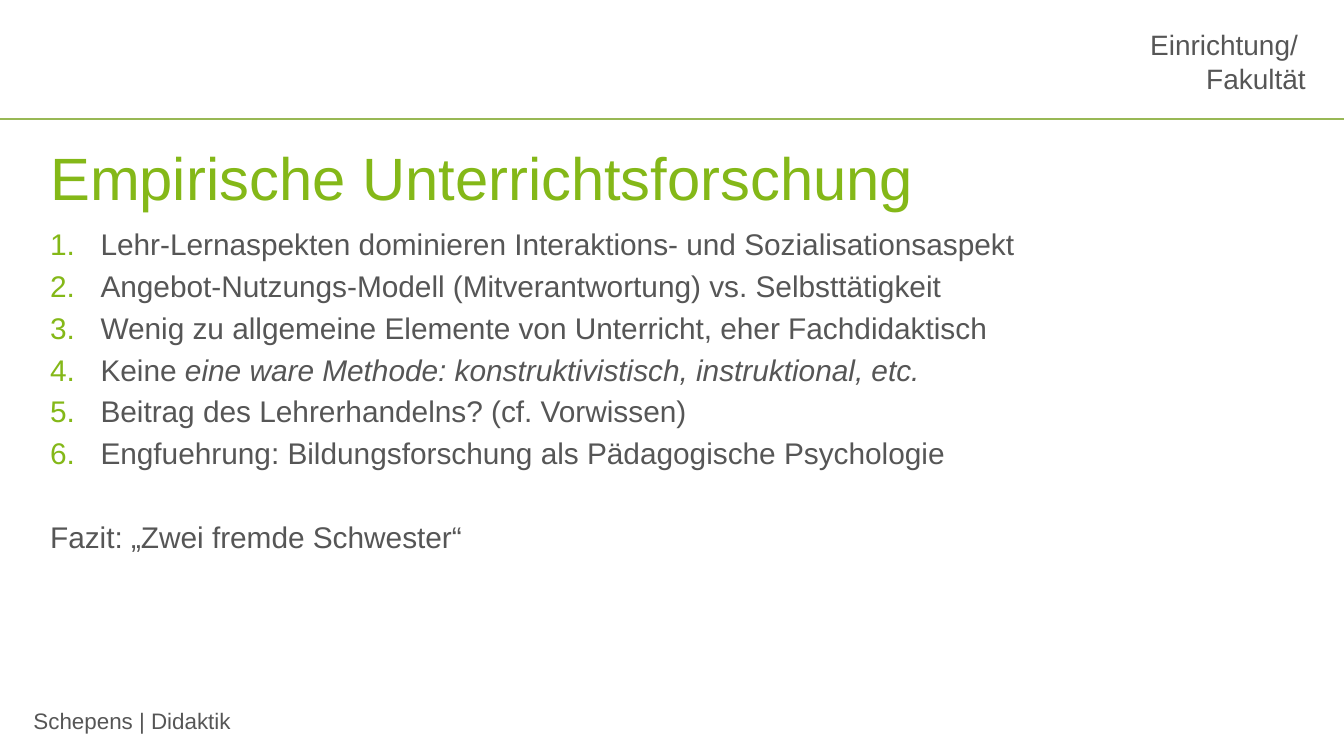
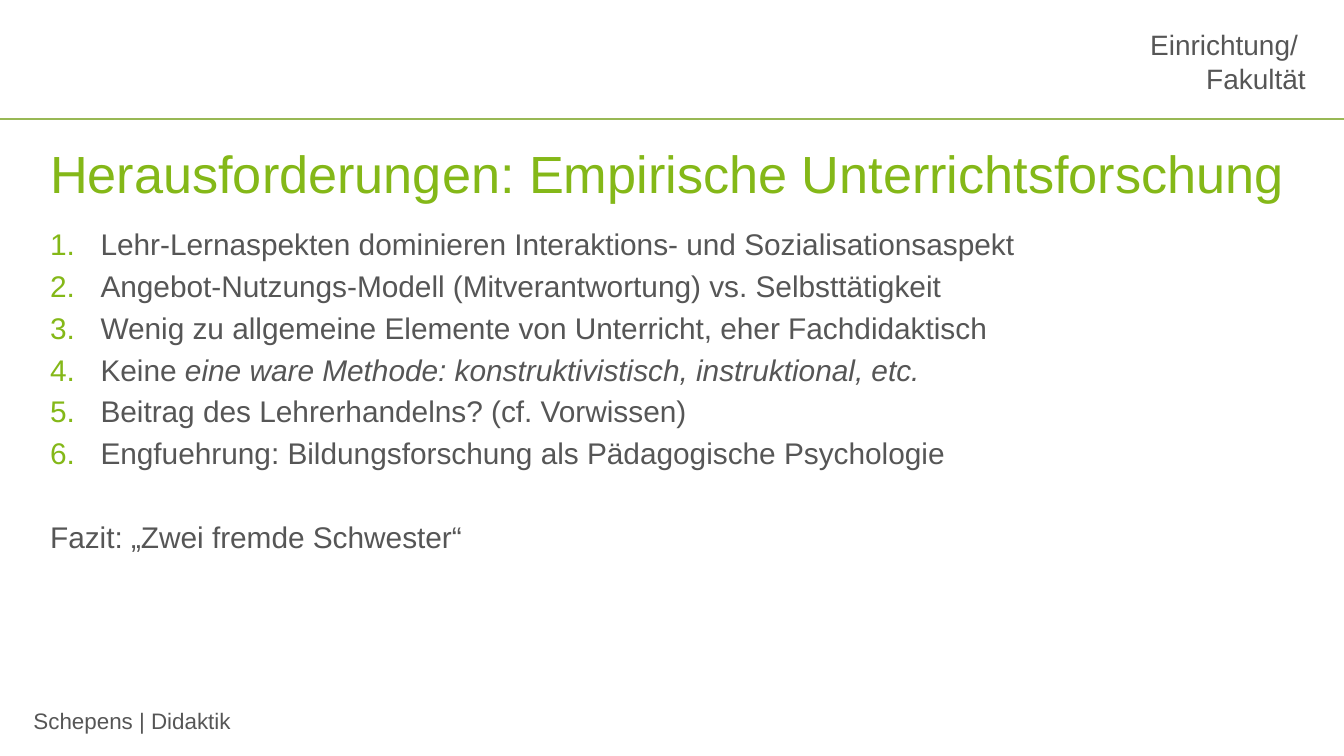
Before and after one commit to jobschepens/didakt22, a slide deck: slide 17 of folien/week1.pptx (slide 23 before the commit). Drawn at 1344x756 pixels with LibreOffice and Linux fonts; fonts in the diff are those of the drawing; background and template pictures are left out. Boxes give left, top, right and bottom in pixels: in the first picture for what was removed or moved away, otherwise in the second. Text is boxed around its words. In the diff, an @@ line names an element or a change of style, - is before the commit and + after.

```diff
--- a/folien/week1.pptx
+++ b/folien/week1.pptx
@@ title at (50, 155, 1284, 203): text changed; size 32 to 28 pt @@
-Empirische Unterrichtsforschung
+Herausforderungen: Empirische Unterrichtsforschung
```
Also in this commit, not shown: 11 other slides changed, 2 slides added, 1 slide removed, 1 other file.
